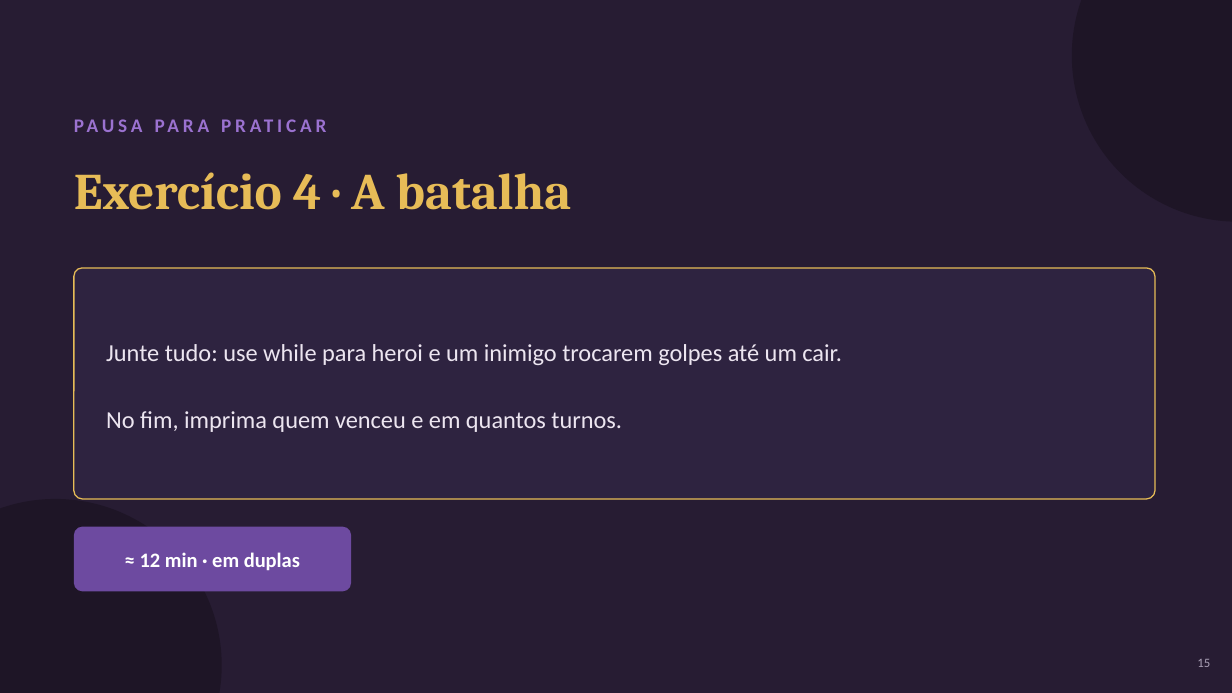
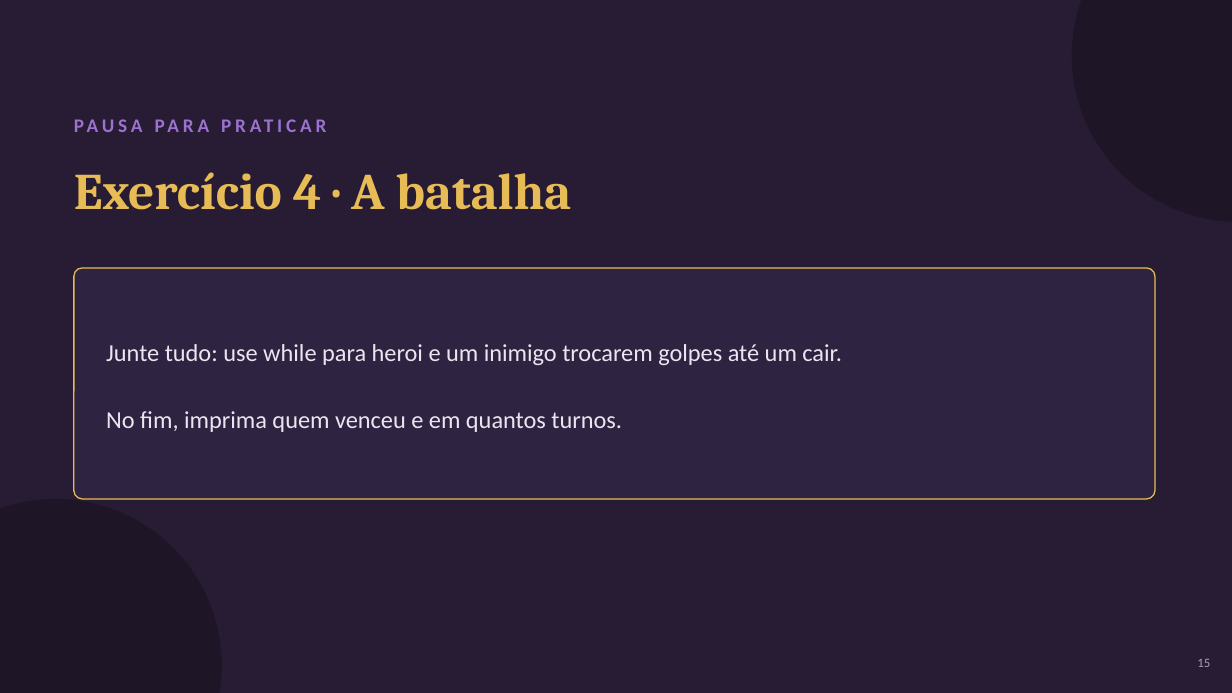
Before and after one commit to pdemoch/meu-rpg, a slide deck: slide 15 of Projeto/aulas-3-a-7.pptx. Drawn at 1232x693 pixels with LibreOffice and Linux fonts; fonts in the diff are those of the drawing. Boxes give left, top, right and bottom in pixels: in the first picture for what was removed or moved away, otherwise in the second. Text is boxed around its words. In the diff, an @@ line names an element or a change of style, - is before the commit and + after.

```diff
--- a/Projeto/aulas-3-a-7.pptx
+++ b/Projeto/aulas-3-a-7.pptx
@@ rounded rectangle removed at bbox=[74, 527, 351, 592] @@
@@ text removed at bbox=[140, 552, 300, 570] @@
-≈ 12 min · em duplas
```
Also in this commit, not shown: 3 other slides changed, 3 other files.
